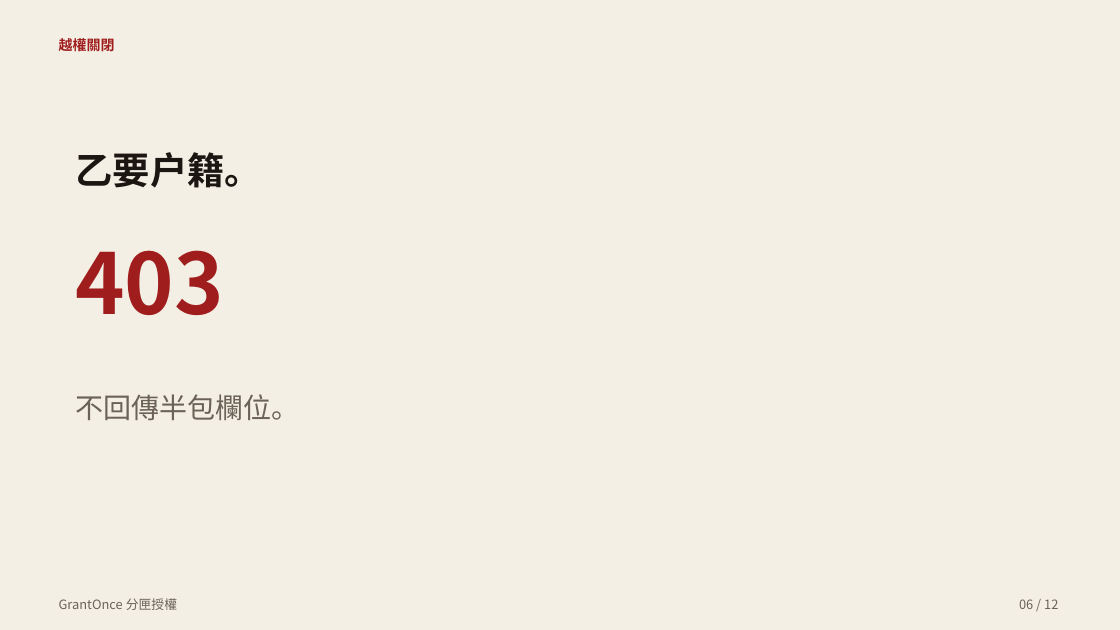
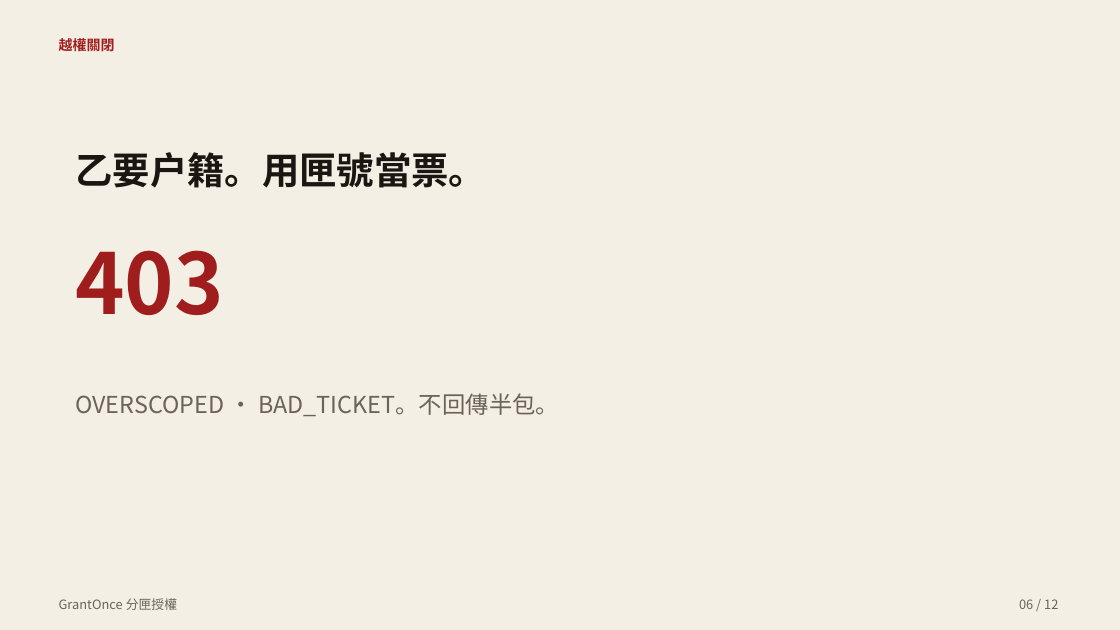
Before and after one commit to do0x0ob/GrantOnce, a slide deck: slide 6 of pitch/GrantOnce.pptx. Drawn at 1120x630 pixels with LibreOffice and Linux fonts; fonts in the diff are those of the drawing. Boxes give left, top, right and bottom in pixels: in the first picture for what was removed or moved away, otherwise in the second. Text is boxed around its words. In the diff, an @@ line names an element or a change of style, - is before the commit and + after.

```diff
--- a/pitch/GrantOnce.pptx
+++ b/pitch/GrantOnce.pptx
@@ text at bbox=[75, 152, 486, 188]: text changed @@
-乙要戶籍。
+乙要戶籍。用匣號當票。
@@ text at bbox=[75, 393, 559, 416]: text changed; size 24 to 20 pt @@
-不回傳半包欄位。
+OVERSCOPED · BAD_TICKET。不回傳半包。
```
Also in this commit, not shown: 3 other slides changed, 22 other files.
